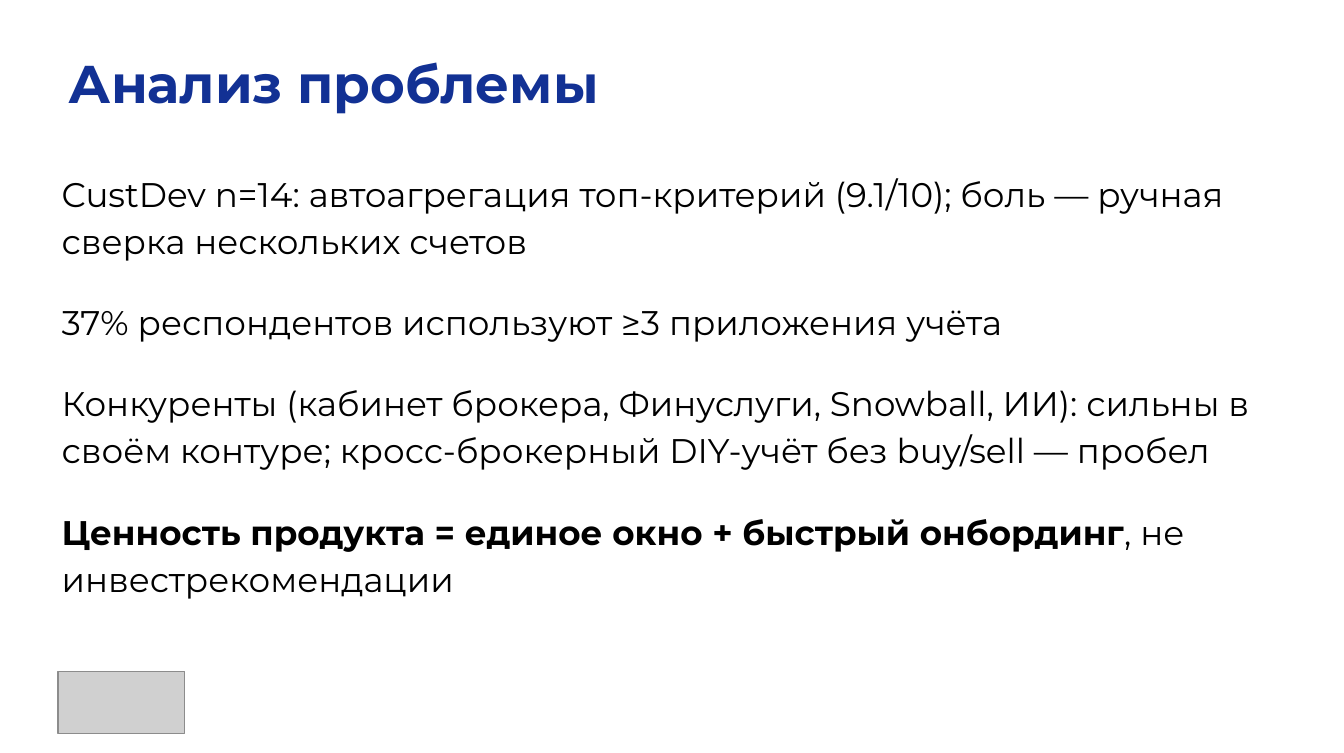
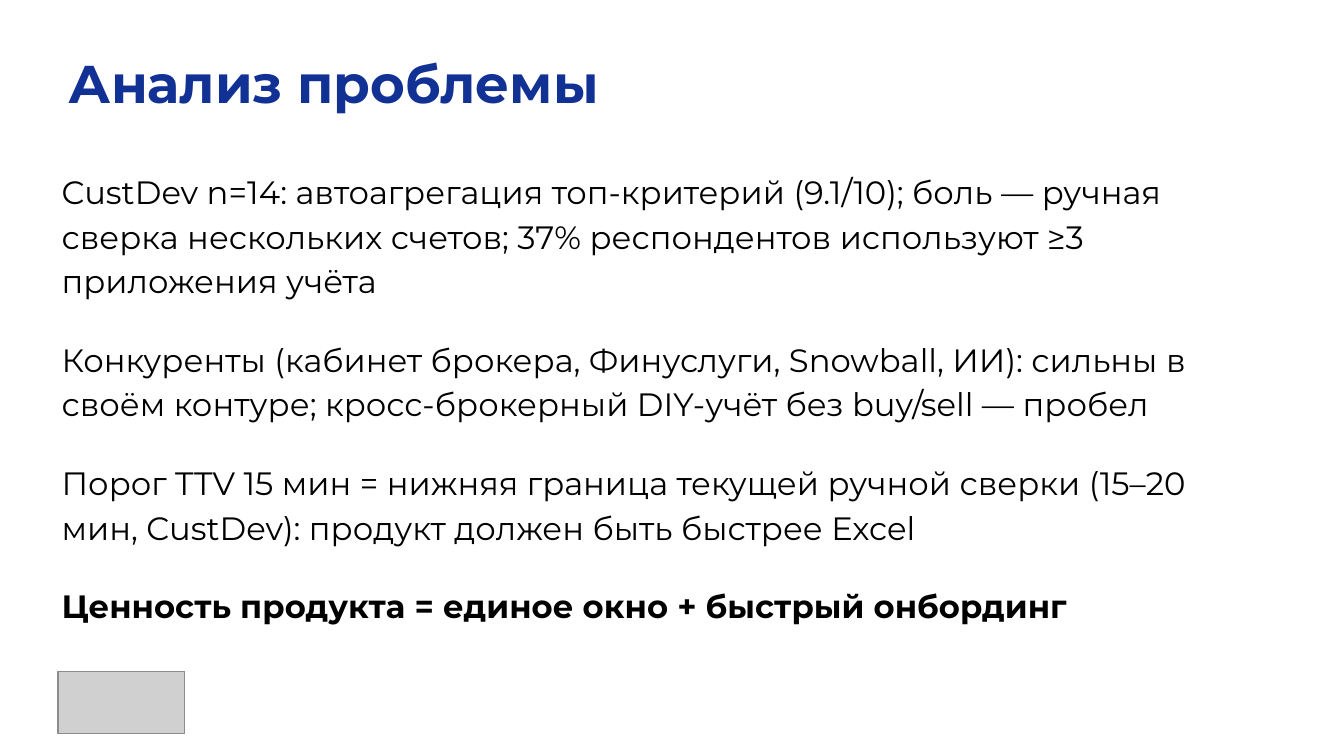
Before and after one commit to funcid/mipt-masters-coursework, a slide deck: slide 4 of 3 semester/FuncFund_ВКРС/I — НИР 3/01 — Финал/FuncFund_индивидуальная_презентация_НИР 3_финал.pptx. Drawn at 1344x753 pixels with LibreOffice and Linux fonts; fonts in the diff are those of the drawing; grey boxes stand for pictures. Boxes give left, top, right and bottom in pixels: in the first picture for what was removed or moved away, otherwise in the second. Text is boxed around its words. In the diff, an @@ line names an element or a change of style, - is before the commit and + after.

```diff
--- a/3 semester/FuncFund_ВКРС/I — НИР 3/01 — Финал/FuncFund_индивидуальная_презентация_НИР 3_финал.pptx
+++ b/3 semester/FuncFund_ВКРС/I — НИР 3/01 — Финал/FuncFund_индивидуальная_презентация_НИР 3_финал.pptx
@@ text at [62, 176, 1161, 300]: text changed; size 18 to 17 pt @@
-CustDev n=14: автоагрегация топ-критерий (9.1/10); боль — ручная сверка нескольких счетов
-37% респондентов используют ≥3 приложения учёта
+CustDev n=14: автоагрегация топ-критерий (9.1/10); боль — ручная сверка нескольких счетов; 37% респондентов используют ≥3 приложения учёта
@@ text at [62, 347, 1186, 423]: size 18 to 17 pt in "Конкуренты (кабинет брокера, Финуслуги, Snowball, ИИ): сильн ..." @@
@@ text at [62, 471, 1186, 625]: text changed; size 18 to 17 pt; bold off @@
-Ценность продукта = единое окно + быстрый онбординг, не инвестрекомендации
+Порог TTV 15 мин = нижняя граница текущей ручной сверки (15–20 мин, CustDev): продукт должен быть быстрее Excel
+Ценность продукта = единое окно + быстрый онбординг
```
Also in this commit, not shown: 6 other slides changed, 1 slide added, 8 other files.
